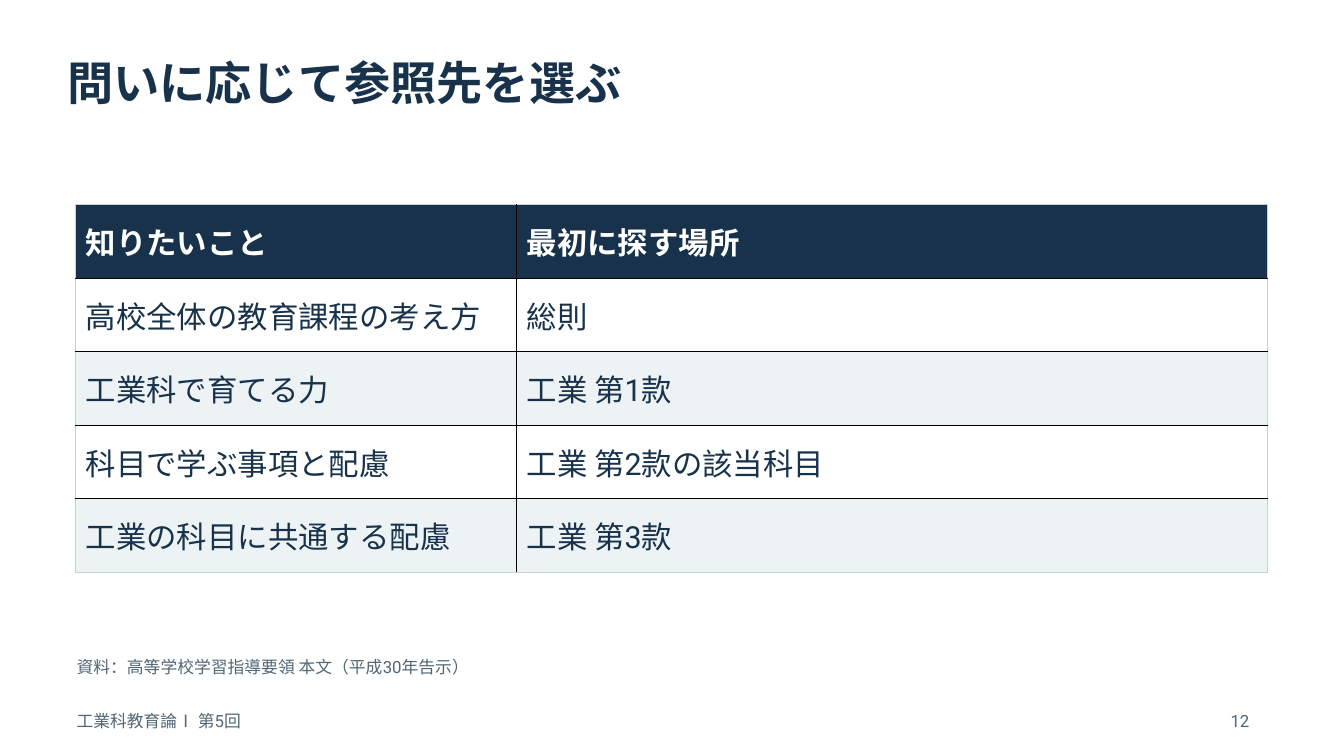
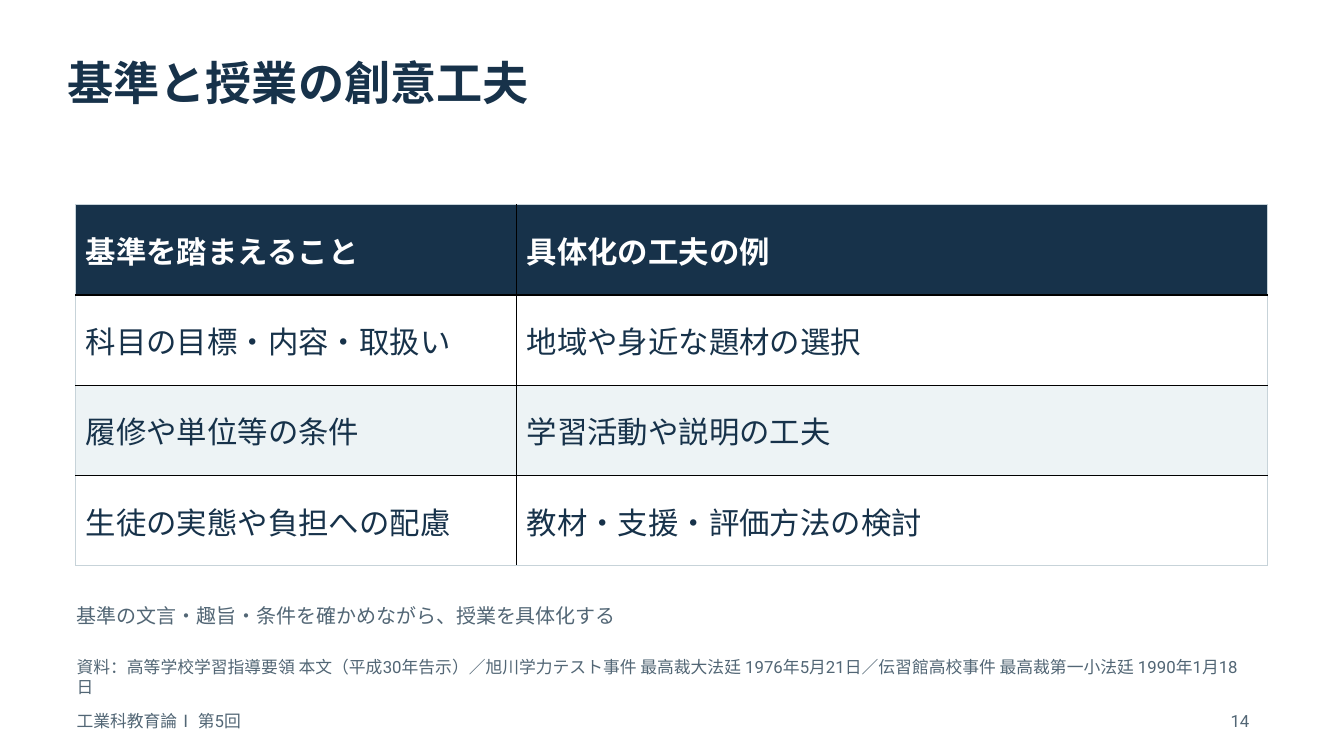
Before and after one commit to zooc-14calbp/industrial-education-i, a slide deck: slide 14 of lessons/05/slides.pptx (slide 12 before the commit). Drawn at 1344x756 pixels with LibreOffice and Linux fonts; fonts in the diff are those of the drawing. Boxes give left, top, right and bottom in pixels: in the first picture for what was removed or moved away, otherwise in the second. Text is boxed around its words. In the diff, an @@ line names an element or a change of style, - is before the commit and + after.

```diff
--- a/lessons/05/slides.pptx
+++ b/lessons/05/slides.pptx
@@ text at (67, 60, 529, 104): text changed @@
-問いに応じて参照先を選ぶ
+基準と授業の創意工夫
@@ table at (76, 205, 1268, 566) @@
-row 1: 知りたいこと | 最初に探す場所
-row 2: 高校全体の教育課程の考え方 | 総則
-row 3: 工業科で育てる力 | 工業 第1款
-row 4: 科目で学ぶ事項と配慮 | 工業 第2款の該当科目
-row 5: 工業の科目に共通する配慮 | 工業 第3款
+row 1: 基準を踏まえること | 具体化の工夫の例
+row 2: 科目の目標・内容・取扱い | 地域や身近な題材の選択
+row 3: 履修や単位等の条件 | 学習活動や説明の工夫
+row 4: 生徒の実態や負担への配慮 | 教材・支援・評価方法の検討
@@ text added at (77, 606, 616, 625), 14.2 pt, text #526675 @@
+基準の文言・趣旨・条件を確かめながら、授業を具体化する
@@ text at (77, 659, 1134, 675): text changed @@
-資料：高等学校学習指導要領 本文（平成30年告示）
+資料：高等学校学習指導要領 本文（平成30年告示）／旭川学力テスト事件 最高裁大法廷 1976年5月21日／伝習館高校事件 最高裁第一小法廷 1990年1月18日
@@ text at (1231, 715, 1250, 727): text changed @@
-12
+14
```
Also in this commit, not shown: 30 other slides changed, 6 slides added, 6 other files.
